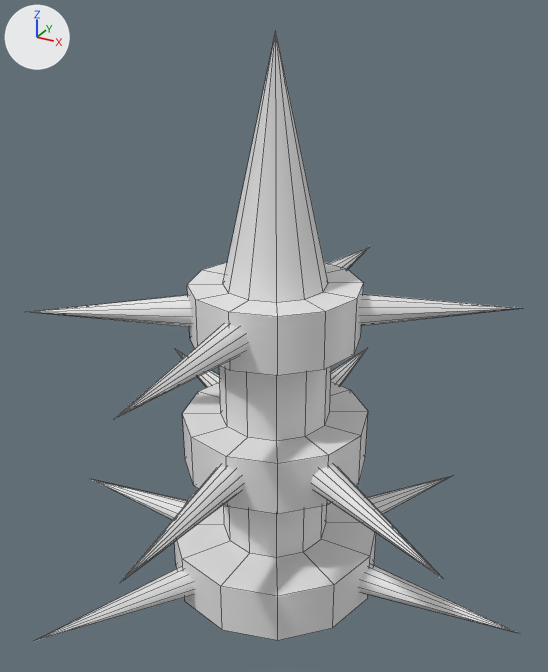
Two versions of the FBX model GraduationGame unity/Assets/040_model/010_prop/Traps/Spikes/Live/Spike002.fbx, one commit apart.
Before and after are seen from a 50 mm camera at (0.00586, -0.01071, 0.01038) aimed at (-0.00003, 0.0, 0.00502). Lighting does not change. The marker at upper left points along +X, +Y and +Z. Mesh edges are drawn as thin lines. Where no turn or scale is listed for an object, it has been applied to the vertices.

The first picture shows 'geo1'.
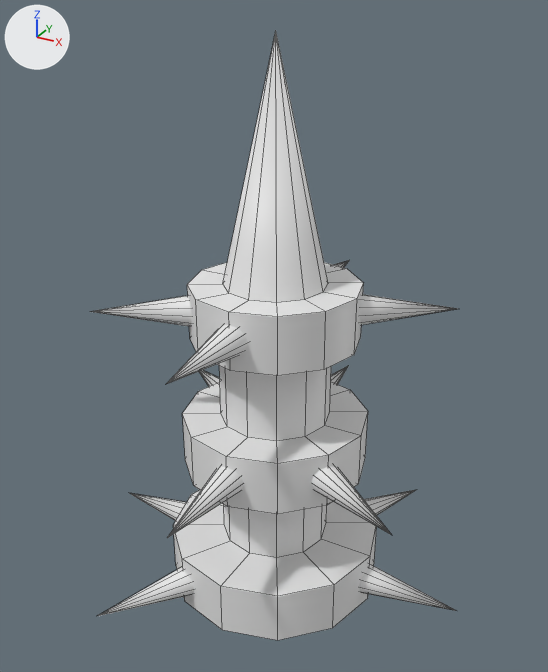
Changed parts and their boxes (x1, y1, x2, y2) in the pictures (548 x 672 px; the box of a moved part takes in the faces that stretch with it):
'geo1', reshaped (25% narrower)
    before: (30, 31, 520, 642)
    after: (90, 31, 458, 640)
part 1 of me_geo1, moved or reshaped
    before: (30, 246, 520, 642)
    after: (90, 260, 458, 617)
part 2 of me_geo1, shading changed
    both: (174, 31, 376, 640)

What the commit changed:
me_geo1 is used by ob_geo1; location (0.0, 0.0, 0.0).
me_geo1 had 289 vertices, 289 faces and spanned x -0.0048..0.0048, y -0.0045..0.0045, z 0.0..0.01.
me_geo1 now has 289 vertices, 289 faces and spans x -0.00369..0.00369, y -0.00339..0.00339, z 0.0..0.01.
Part 1, on me_geo1:
Vertex 12 of me_geo1 moves from (-0.0048, 0.0, 0.00047) at pixel (89, 478) to (-0.00369, 0.0, 0.00047) at pixel (128, 492).
Vertex 25 of me_geo1 moves from (0.0024, 0.00416, 0.00047) at pixel (454, 474) to (0.00185, 0.0032, 0.00047) at pixel (417, 489).
Vertex 38 of me_geo1 moves from (0.0048, 0.0, 0.00047) at pixel (520, 633) to (0.00369, 0.0, 0.00047) at pixel (457, 610).
Vertex 51 of me_geo1 moves from (-0.0024, -0.00416, 0.00047) at pixel (33, 641) to (-0.00185, -0.0032, 0.00047) at pixel (96, 616).
Vertex 64 of me_geo1 moves from (-0.0039, 0.00225, 0.00301) at pixel (174, 348) to (-0.00294, 0.0017, 0.00301).
Vertex 77 of me_geo1 moves from (0.0, 0.0045, 0.00301) at pixel (368, 347) to (0.0, 0.00339, 0.00301) at pixel (348, 365).
Vertex 90 of me_geo1 moves from (0.0039, -0.00225, 0.00301) at pixel (443, 578) to (0.00294, -0.0017, 0.00301) at pixel (392, 535).
Vertex 103 of me_geo1 moves from (0.0, -0.0045, 0.00301) at pixel (119, 583) to (0.0, -0.00339, 0.00301) at pixel (166, 538).
Vertex 116 of me_geo1 moves from (0.0, 0.0043, 0.00551) at pixel (370, 246) to (0.0, 0.00319, 0.00551) at pixel (349, 259).
Vertex 129 of me_geo1 moves from (0.00372, 0.00215, 0.00551) to (0.00276, 0.0016, 0.00551) at pixel (459, 308).
Vertex 142 of me_geo1 moves from (0.0, -0.0043, 0.00551) at pixel (113, 419) to (0.0, -0.00319, 0.00551) at pixel (165, 384).
Vertex 155 of me_geo1 moves from (-0.00372, -0.00215, 0.00551) to (-0.00276, -0.0016, 0.00551) at pixel (89, 311).
me_geo1 part 2: edges marked sharp go from 328 to 276.
